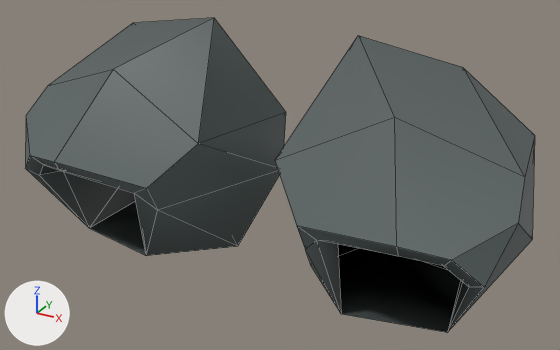
The FBX model Assets/Arts/Models/m_bg_cave_01.fbx, before and after one commit.
Camera for both pictures: a 50 mm lens placed at (51.0, -91.2, 56.9), pointed at (2.0, -2.1, 12.3). Lighting does not change. The marker at lower left points along +X, +Y and +Z. Mesh edges are drawn as thin lines. Where no turn or scale is listed for an object, it has been applied to the vertices.

Objects in the first picture: 'm_bg_cave_01'.
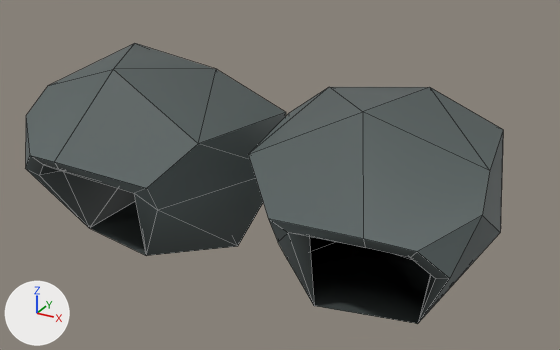
The newer file is also turned or shifted as a whole; pictures and numbers use the older file's frame.

Pixel boxes (x1, y1, x2, y2) of what changed, in the pictures (560 x 350 px):
'm_bg_cave_01', reshaped (6% narrower, 10% shorter)
    before: (25, 18, 535, 332)
    after: (25, 43, 503, 324)
part 1 of me_sphere, built on
    before: (48, 18, 535, 332)
    after: (51, 43, 503, 324)

The change, as a diff of the scene's bpy script:
```diff
--- a/Assets/Arts/Models/m_bg_cave_01.fbx.py
+++ b/Assets/Arts/Models/m_bg_cave_01.fbx.py
@@ me_sphere @@
 # used by ob_m_bg_cave_01; location = (0.0, 0.0, -2.16)
-me_sphere.from_pydata(...)  # 78 vertices, 118 faces; spans x -37.3..37.3, y -17.9..14.4, z -0.2..34.8
+me_sphere.from_pydata(...)  # 78 vertices, 122 faces; spans x -37.3..33.3, y -17.9..14.4, z -0.2..29.4
+# me_sphere part 1
+# 4 faces are deleted
+# 37 vertices in x 2.3..37.3, y -17.9..14.4, z -0.2..28.5 move by (-4.0, 0.0, 0.0)
+# 4 vertices move from x -25.8..25.8, y 1.8..2.4, z 32.6..34.8 to x -25.8..21.8, y 1.8..2.4, z 27.1..29.4
+# 8 new faces join them
 me_sphere.materials.append(mat_material)
```
